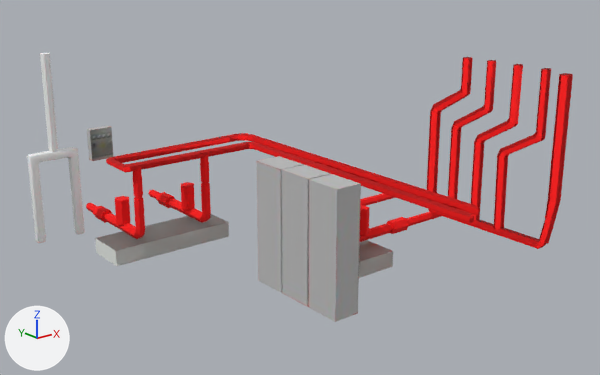
A saved change to the OBJ model assets/shuixiangshuibeng/SB-F1F.obj.
Before and after are seen from a 50 mm lens placed at (-3456.0, 42557.0, 1745.0), pointed at (7683.0, 56480.0, -3825.0). Arrows for +X, +Y and +Z are at lower left; the lights stay in place. Where no turn or scale is listed for an object, it has been applied to the vertices.

In view in the first picture: 'SB-F1F'.
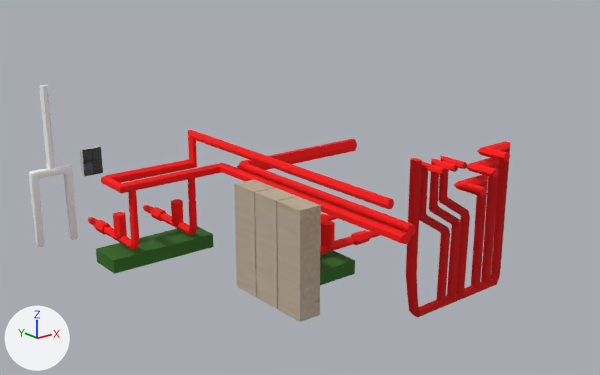
Edits to the bpy script that builds the scene:
```text
Change mat_22___default:
    mat_22___default.base_color: (0.769, 0.796, 0.765) -> (0.0275, 0.141, 0.0118)  # white #e3e7e3 -> dark green #2e691c
Change me_sb_f1f:
    remove me_sb_f1f.from_pydata(...)  # 1095 vertices, 1122 faces; spans x 3189.0..11780.0, y 51884.0..61607.0, z -5626.0..-971.0
    add me_sb_f1f.from_pydata(...)  # 1159 vertices, 1188 faces; spans x 3409.0..11396.0, y 52719.0..61683.0, z -5955.0..-1812.0
    me_sb_f1f part 1: the loose piece of 200 vertices spanning x 3189.0..4382.0, y 60731.0..60947.0, z -5402.0..-3231.0 is scaled about its middle by 0.89, then moved by (154.0, 640.0, -473.0)
    me_sb_f1f part 2: a new loose piece, a 6-sided cylinder along z spanning x 3866.0..4068.0, y 61414.0..61589.0, z -3989.0..-1812.0, in mat_1f (picture img_1f_default_basecolor_jpg)
    me_sb_f1f part 3: a new loose piece, a box spanning x 5996.0..6514.0, y 54372.0..55096.0, z -5807.0..-3444.0, in mat_louceng_wailimian1 (picture img_louceng_wailimian1_jpg)
    me_sb_f1f part 4: a new loose piece, a box spanning x 5996.0..6514.0, y 55127.0..55851.0, z -5807.0..-3444.0, in mat_louceng_wailimian1 (picture img_louceng_wailimian1_jpg)
    me_sb_f1f part 5: a new loose piece, a box spanning x 5996.0..6514.0, y 55878.0..56601.0, z -5807.0..-3444.0, in mat_louceng_wailimian1 (picture img_louceng_wailimian1_jpg)
    me_sb_f1f part 6: the loose piece of 128 vertices spanning x 6534.0..6868.0, y 58786.0..61607.0, z -5177.0..-3392.0 is scaled about its middle by 0.89, then moved by (-166.0, 212.0, -476.0)
    me_sb_f1f part 7: a new loose piece, a 6-sided cylinder along z spanning x 6364.0..6695.0, y 59845.0..60132.0, z -5350.0..-4813.0, in mat_23___default (red #ff0000)
    me_sb_f1f part 8: a new loose piece, a 6-sided cylinder along z spanning x 4777.0..5108.0, y 59845.0..60132.0, z -5350.0..-4813.0, in mat_23___default (red #ff0000)
    me_sb_f1f part 9: the loose piece of 128 vertices spanning x 4751.0..5084.0, y 58786.0..61607.0, z -5177.0..-3392.0 is scaled about its middle by 0.89, then moved by (30.0, 212.0, -476.0)
    me_sb_f1f part 10: a new loose piece, a box spanning x 7668.0..8730.0, y 55746.0..58481.0, z -5955.0..-5617.0, in mat_22___default (dark green #2e691c)
    me_sb_f1f part 11: a new loose piece, a box spanning x 4366.0..7102.0, y 59247.0..60174.0, z -5955.0..-5617.0, in mat_22___default (dark green #2e691c)
    me_sb_f1f part 12: a new loose piece, a 6-sided cylinder along z spanning x 8303.0..8589.0, y 56237.0..56568.0, z -5350.0..-4813.0, in mat_23___default (red #ff0000)
    me_sb_f1f part 13: the loose piece of 128 vertices spanning x 7976.0..11743.0, y 55524.0..55857.0, z -5177.0..-3392.0 is scaled about its middle by 0.89, then moved by (-513.0, 707.0, -476.0)
    me_sb_f1f part 14: the loose piece of 128 vertices spanning x 7976.0..11780.0, y 57307.0..57640.0, z -5177.0..-3392.0 is scaled about its middle by 0.89, then moved by (-515.0, 511.0, -476.0)
    me_sb_f1f part 15: the loose piece of 74 vertices spanning x 4582.0..8528.0, y 51884.0..59795.0, z -3472.0..-3282.0 is rebuilt with 56 vertices and now spans x 4596.0..7577.0, y 52937.0..60145.0, z -4059.0..-3094.0
    me_sb_f1f part 16: a new loose piece of 68 vertices spanning x 7869.0..10843.0, y 52719.0..53425.0, z -5912.0..-2526.0, in mat_23___default (red #ff0000)
    me_sb_f1f part 17: a new loose piece of 43 vertices spanning x 8452.0..9353.0, y 52728.0..53376.0, z -5798.0..-2610.0, in mat_23___default (red #ff0000)
    me_sb_f1f part 18: a new loose piece of 43 vertices spanning x 8723.0..9624.0, y 52728.0..53376.0, z -5798.0..-2608.0, in mat_23___default (red #ff0000)
    me_sb_f1f part 19: a new loose piece of 43 vertices spanning x 8129.0..9030.0, y 52728.0..53376.0, z -5798.0..-2615.0, in mat_23___default (red #ff0000)
    me_sb_f1f part 20: a new loose piece of 26 vertices spanning x 7639.0..11396.0, y 53102.0..58914.0, z -4046.0..-3735.0, in mat_23___default (red #ff0000)
    me_sb_f1f part 21: a new loose piece of 25 vertices spanning x 9286.0..10163.0, y 52719.0..53425.0, z -5837.0..-3254.0, in mat_23___default (red #ff0000)
    me_sb_f1f part 22: a new loose piece of 25 vertices spanning x 9633.0..10510.0, y 52719.0..53425.0, z -5837.0..-2925.0, in mat_23___default (red #ff0000)
    me_sb_f1f part 23: 15 loose pieces with 309 vertices, spanning x 3702.0..11230.0, y 52086.0..61067.0, z -5626.0..-971.0, are deleted
    me_sb_f1f part 24: 8 vertices added at x 4819.0..5319.0, y 61529.0..61683.0, z -4208.0..-3525.0
    add me_sb_f1f.materials.append(mat_louceng_wailimian3)  # picture img_louceng_wailimian3_jpg
    add me_sb_f1f.materials.append(mat_louceng_wailimian1)  # picture img_louceng_wailimian1_jpg
```

Where the change shows, as pixel boxes [x1, y1, x2, y2] in the pictures (600 x 375 px; the box of a moved part takes in the faces that stretch with it):
'SB-F1F', recoloured, reshaped (12% narrower, 12% shorter)
    before: [27, 53, 573, 322]
    after: [29, 85, 511, 322]
part 1 of me_sb_f1f, moved or reshaped
    before: [27, 147, 84, 243]
    after: [29, 165, 78, 247]
part 2 of me_sb_f1f, added
    after: [39, 85, 55, 169]
part 3 of me_sb_f1f, added (brown)
    after: [277, 196, 321, 322]
part 4 of me_sb_f1f, added (brown)
    after: [255, 188, 297, 309]
part 5 of me_sb_f1f, added (brown)
    after: [234, 180, 274, 297]
part 6 of me_sb_f1f, moved or reshaped
    before: [148, 155, 211, 223]
    after: [143, 177, 197, 235]
part 7 of me_sb_f1f, added
    after: [171, 199, 183, 223]
part 8 of me_sb_f1f, added
    after: [113, 212, 127, 237]
part 9 of me_sb_f1f, moved or reshaped
    before: [86, 168, 145, 239]
    after: [87, 190, 139, 250]
part 10 of me_sb_f1f, added (green)
    after: [320, 251, 355, 285]
part 11 of me_sb_f1f, added (green)
    after: [96, 226, 214, 274]
part 12 of me_sb_f1f, added
    after: [321, 221, 335, 247]
part 13 of me_sb_f1f, moved or reshaped
    before: [359, 212, 441, 242]
    after: [320, 230, 380, 254]
part 14 of me_sb_f1f, moved or reshaped
    before: [283, 157, 395, 206]
    after: [321, 205, 364, 222]
part 15 of me_sb_f1f, rebuilt (17% narrower, 26% taller)
    before: [106, 133, 478, 223]
    after: [101, 130, 411, 244]
part 16 of me_sb_f1f, added (red)
    after: [406, 141, 511, 317]
part 17 of me_sb_f1f, added (red)
    after: [429, 158, 461, 299]
part 18 of me_sb_f1f, added (red)
    after: [438, 156, 470, 296]
part 19 of me_sb_f1f, added (red)
    after: [419, 161, 450, 303]
part 20 of me_sb_f1f, added (red)
    after: [237, 139, 416, 235]
part 21 of me_sb_f1f, added (red)
    after: [454, 175, 488, 289]
part 22 of me_sb_f1f, added (red)
    after: [467, 158, 499, 285]
part 23 of me_sb_f1f, deleted
    before: [40, 53, 573, 322]
part 24 of me_sb_f1f, added (black)
    after: [80, 146, 103, 176]
